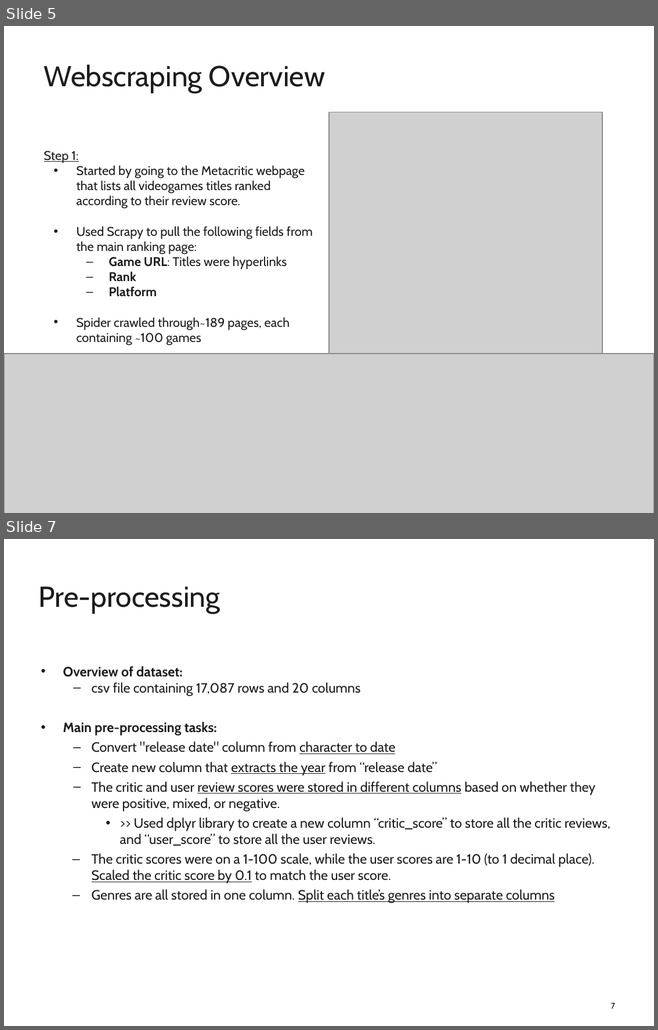
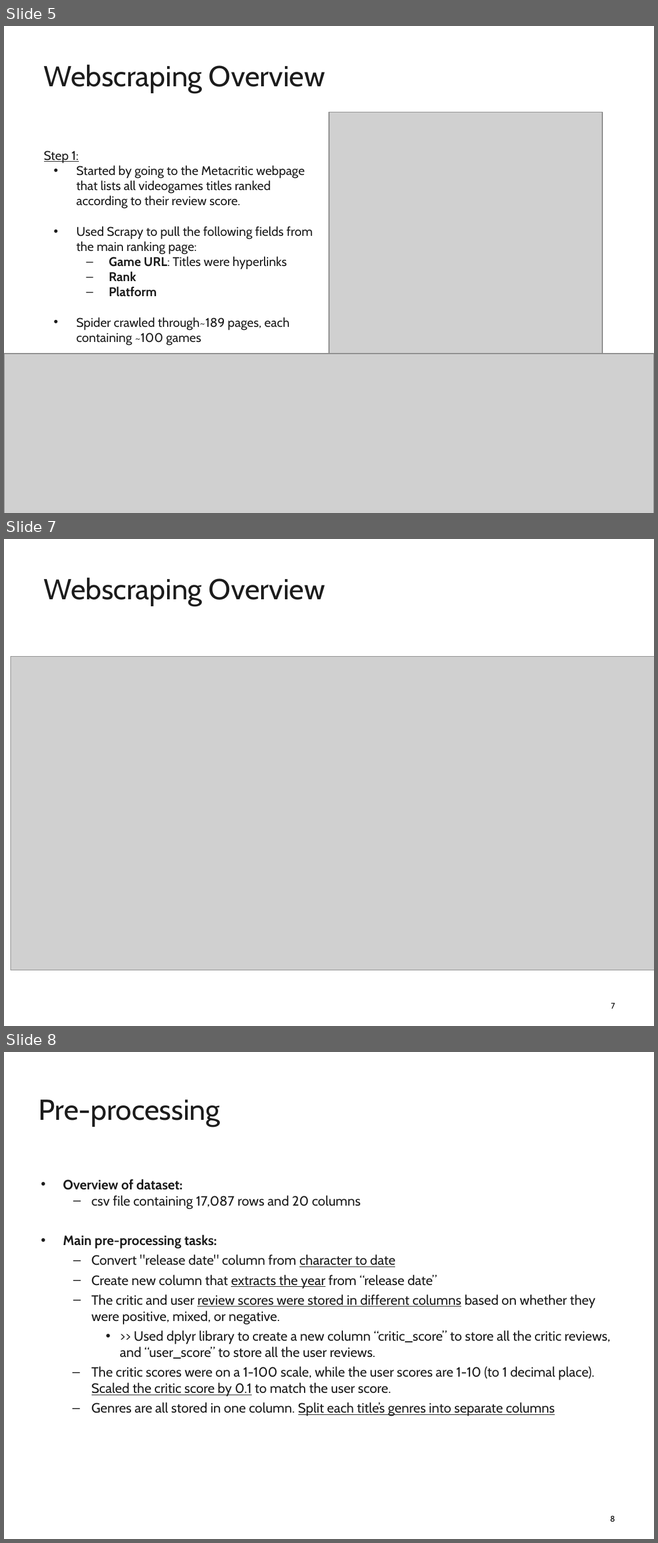
Before and after one commit to osirjeremy/metacritic_videogameReviews_scraping, a slide deck: 2021.10_Metacritic Videogame Reviews Analysis_JeremyOsir_NYCDSA.pptx. Shown one above the other, each under a label of ours: slides 5 and 7 before the commit, slides 5, 7 and 8 after it; the slides between them are not shown. The pictures are 658x1030 and 658x1543 pixels, drawn with LibreOffice and Linux fonts; fonts in the diff are those of the drawing; grey boxes stand for pictures; background and template pictures are left out. Boxes give left, top, right and bottom in pixels: in the first picture for what was removed or moved away, otherwise in the second. Text is boxed around its words. In the diff, an @@ line names an element or a change of style, - is before the commit and + after.

```diff
--- a/2021.10_Metacritic Videogame Reviews Analysis_JeremyOsir_NYCDSA.pptx
+++ b/2021.10_Metacritic Videogame Reviews Analysis_JeremyOsir_NYCDSA.pptx
@@ slide 7 added at (4,539,654,1026), background picture (left out) @@
@@ title added at (44,577,325,606), 32 pt, text #1C1C1C @@
+Webscraping Overview
@@ picture added at (10,657,654,971) @@
@@ page number added at (611,1003,615,1009), 9 pt, text #000000 @@
+7
@@ what was slide 7 is now slide 8 @@
@@ page number at (610,1516,615,1522): text changed @@
-7
+8
```
Also in this commit, not shown: 4 slides changed, 1 other file.
